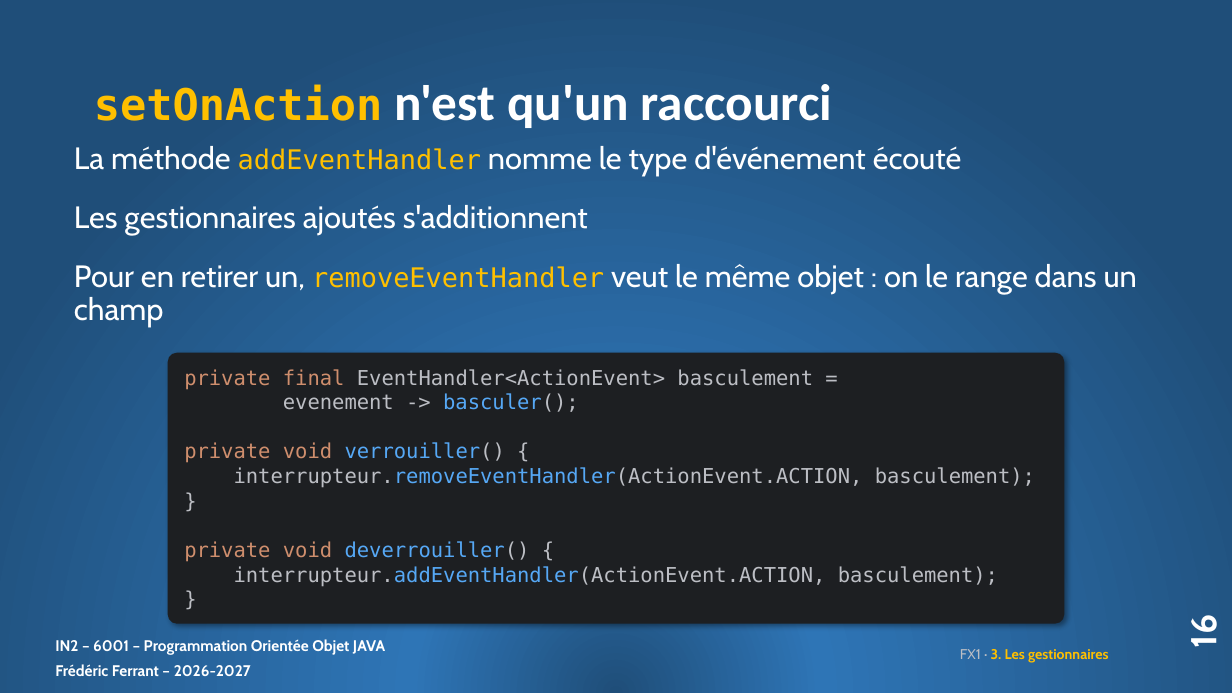
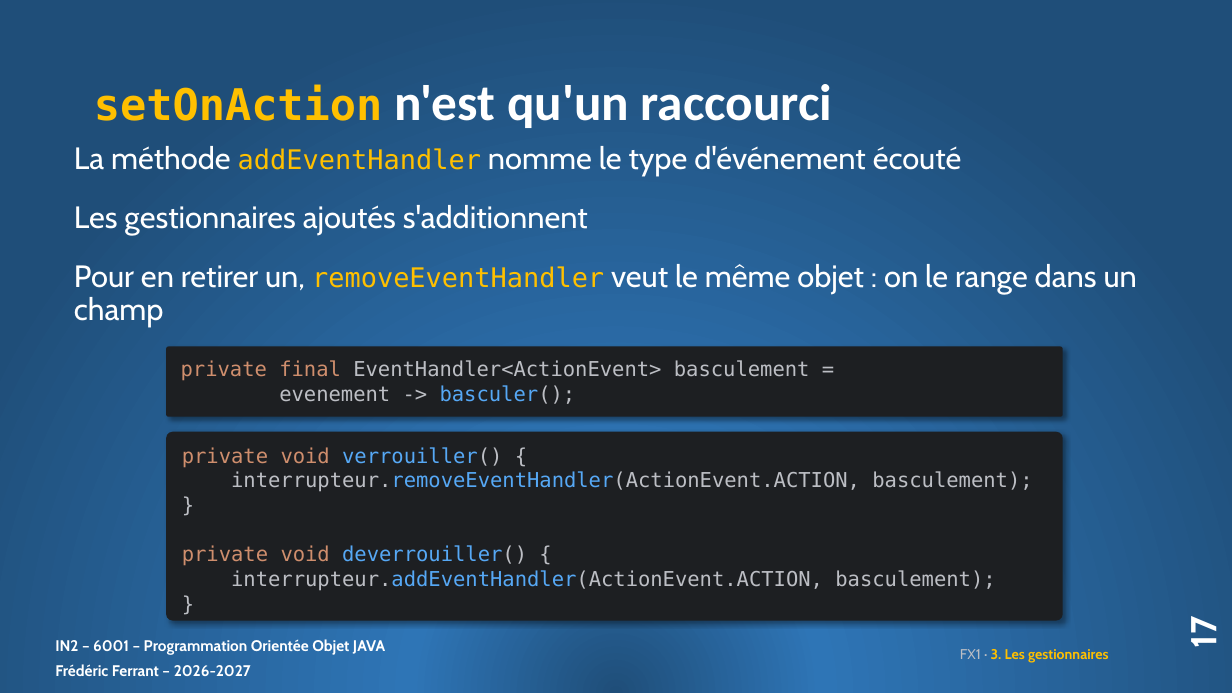
Before and after one commit to ferrantbe/ExercicesJavaClaude, a slide deck: slide 17 of _slides/remanies/14. FX1_slides.pptx (slide 16 before the commit). Drawn at 1232x693 pixels with LibreOffice and Linux fonts; fonts in the diff are those of the drawing. Boxes give left, top, right and bottom in pixels: in the first picture for what was removed or moved away, otherwise in the second. Text is boxed around its words. In the diff, an @@ line names an element or a change of style, - is before the commit and + after.

```diff
--- a/_slides/remanies/14. FX1_slides.pptx
+++ b/_slides/remanies/14. FX1_slides.pptx
@@ rounded rectangle added at [166,347,1063,417], fill #1D1F22, 16 pt, text #BCBEC4 @@
+private final EventHandler<ActionEvent> basculement =
+evenement -> basculer();
@@ text in rounded rectangle at [184,369,813,412]: paragraphs removed @@
-private final EventHandler<ActionEvent> basculement =
-evenement -> basculer();
@@ rounded rectangle "private void verrouiller() {": place and size @@
-rounded rectangle "private void verrouiller() {" at [167,353,1064,624]
+rounded rectangle "private void verrouiller() {" at [166,432,1063,620]
@@ page number at [1182,620,1226,647]: text changed @@
-16
+17
```
Also in this commit, not shown: 9 other slides changed, 1 slide added, 2 other files.
